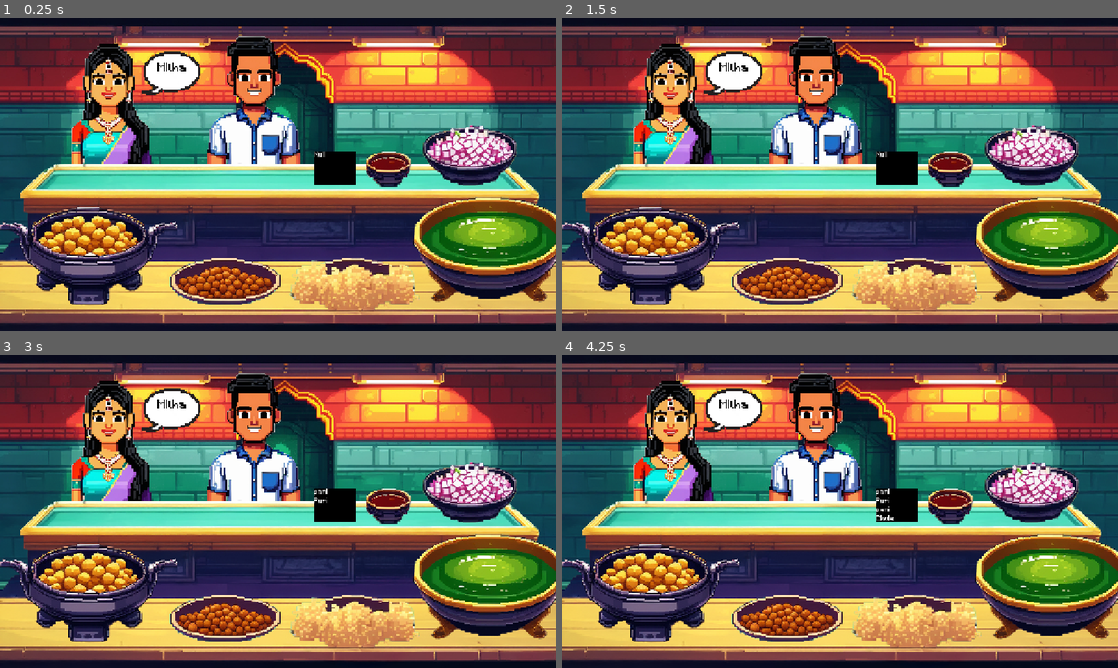
Above: before the commit, frames 1-4 (two rows, left to right).
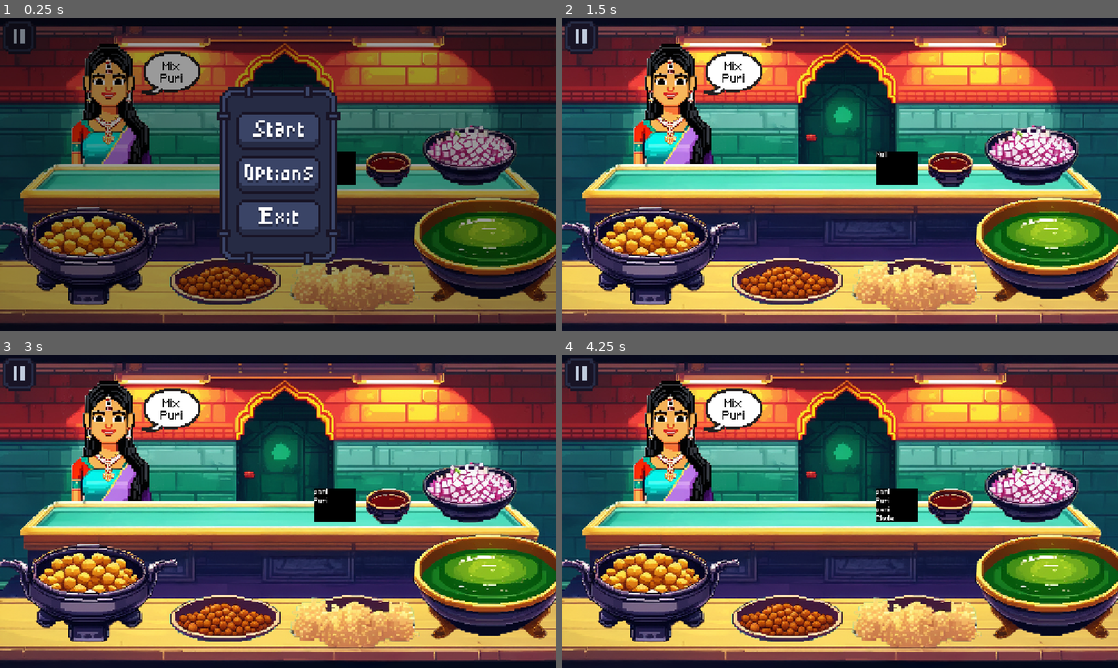
Above: after the commit, the same moments.

Repository: rahulCh022006/PaniPuri-Sim
Game: Godot game, scene res://Scenes/Main.tscn
The game is run twice, just before and just after one commit, with the same random seed, the same clock (stepped at 60 frames per second) and the same inputs.
Inputs (mouse positions are in pixels of both pictures, inside the frame that each line leads up to):
- Up to frame 1 (0.25 s): no input
- Up to frame 2 (1.5 s): click (578, 36) at 0.52 s; click (840, 130) at 1.27 s
- Up to frame 3 (3 s): tap Enter at 2 s; move the mouse to (111, 439) at 2.02 s; hold X (Pani) 2.03-2.78 s; click (111, 439) at 2.17 s; tap Space at 2.75 s; move the mouse to (88, 583) at 2.77 s; tap X (Pani) at 2.85 s; click (88, 583) at 2.92 s
- Up to frame 4 (4.25 s): tap Enter at 3.5 s; move the mouse to (784, 617) at 3.52 s; hold X (Pani) from 3.53 s (still down); click (784, 617) at 3.67 s

The runs differ from the first frame. In frame 1, 85% of the frame differs, in the area x 0-100%, y 2-98%; in frame 2, 5.0%; in frame 3, 5.0%; in frame 4, 5.0%.

Commit message:
feat: Implemented randomized orders and menu
- Added a system to randomize customer orders using predefined pani puri combinations.

- Orders are now assigned dynamically when a customer spawns.

- Each customer gets a new order after being served.

- Implemented a simple UI menu allowing players to start, restart, or exit the game.

- Added button functionality for navigation.

- Ensured smooth transitions between menu and gameplay.

Diff:
--- a/Scenes/Main.tscn
+++ b/Scenes/Main.tscn
@@ -1,15 +1,16 @@
-[gd_scene load_steps=19 format=3 uid="uid://bqmwfwil3xsbd"]
+[gd_scene load_steps=21 format=3 uid="uid://bqmwfwil3xsbd"]
 
 [ext_resource type="Texture2D" uid="uid://b00skixf3an5k" path="res://Assets/AIScene/BG.png" id="1_8njfa"]
 [ext_resource type="Texture2D" uid="uid://bnufdec3pg6sq" path="res://Assets/Customers/Girl.png" id="2_8oe20"]
-[ext_resource type="Texture2D" uid="uid://bp7eqgidw4j3q" path="res://Assets/Customers/Guy.png" id="3_8v3dw"]
-[ext_resource type="Script" path="res://Scenes/customer_manager.gd" id="3_bbaes"]
+[ext_resource type="Script" uid="uid://duyjny4hfsp8f" path="res://Scenes/customer_manager.gd" id="3_bbaes"]
 [ext_resource type="Texture2D" uid="uid://c0ie46gf61qwa" path="res://Assets/AIScene/ChaatBhandar-FG.png" id="4_otvuq"]
-[ext_resource type="Script" path="res://Scenes/game_manager.gd" id="5_7dd4r"]
+[ext_resource type="Script" uid="uid://c8ehnwov7oiyb" path="res://Scenes/game_manager.gd" id="5_7dd4r"]
 [ext_resource type="PackedScene" uid="uid://yey244wds8c1" path="res://Scenes/speech.tscn" id="6_md0xy"]
-[ext_resource type="Script" path="res://Scenes/ingredient_handler.gd" id="7_tg0cg"]
-[ext_resource type="Script" path="res://Scenes/ingredient_script.gd" id="8_5l5s4"]
+[ext_resource type="Script" uid="uid://nwlxbl52rdmb" path="res://Scenes/ingredient_handler.gd" id="7_tg0cg"]
+[ext_resource type="Script" uid="uid://dr441w3bm5rsy" path="res://Scenes/ingredient_script.gd" id="8_5l5s4"]
 [ext_resource type="FontFile" uid="uid://dci25syrnajah" path="res://Assets/SpeechBubble/Minecraft.ttf" id="8_c8a25"]
+[ext_resource type="Texture2D" uid="uid://b5rc8ato4sui3" path="res://Assets/UI/Menu.png" id="10_4kpch"]
+[ext_resource type="Texture2D" uid="uid://bgdokkpv2rqqf" path="res://Assets/UI/Pause.png" id="10_bmxlf"]
 
 [sub_resource type="RectangleShape2D" id="RectangleShape2D_opqcw"]
 size = Vector2(298.333, 463.333)
@@ -34,6 +35,9 @@
 
 [sub_resource type="StyleBoxFlat" id="StyleBoxFlat_8rkwo"]
 bg_color = Color(0, 0, 0, 1)
+
+[sub_resource type="StyleBoxFlat" id="StyleBoxFlat_grg3l"]
+bg_color = Color(0.364706, 0.364706, 0.364706, 0)
 
 [node name="Main" type="CanvasLayer"]
 
@@ -60,11 +64,16 @@
 position = Vector2(228.333, -266.667)
 scale = Vector2(0.333333, 0.333333)
 
-[node name="Guy" type="Sprite2D" parent="."]
-texture_filter = 1
-position = Vector2(509, 283)
-scale = Vector2(0.6, 0.6)
-texture = ExtResource("3_8v3dw")
+[node name="Label" parent="Customer/Speech" index="0"]
+offset_left = -259.999
+offset_top = -129.999
+offset_right = 260.001
+offset_bottom = 260.001
+text = "Mix
+Puri"
+horizontal_alignment = 1
+autowrap_mode = 3
+clip_text = true
 
 [node name="FG" type="Sprite2D" parent="."]
 texture_filter = 1
@@ -142,4 +151,61 @@
 theme_override_fonts/font = ExtResource("8_c8a25")
 text = "Puri"
 
+[node name="PauseButton" type="Button" parent="."]
+texture_filter = 1
+offset_right = 85.0
+offset_bottom = 85.0
+icon = ExtResource("10_bmxlf")
+flat = true
+expand_icon = true
+
+[node name="UI" type="CanvasLayer" parent="."]
+
+[node name="DarkLight" type="ColorRect" parent="UI"]
+anchors_preset = 15
+anchor_right = 1.0
+anchor_bottom = 1.0
+grow_horizontal = 2
+grow_vertical = 2
+color = Color(0, 0, 0, 0.396078)
+
+[node name="MainMenu" type="TextureRect" parent="UI"]
+texture_filter = 1
+anchors_preset = 8
+anchor_left = 0.5
+anchor_top = 0.5
+anchor_right = 0.5
+anchor_bottom = 0.5
+offset_left = -22.0
+offset_top = -33.0
+offset_right = 23.43
+offset_bottom = 33.0
+grow_horizontal = 2
+grow_vertical = 2
+scale = Vector2(6.27, 6.27)
+pivot_offset = Vector2(22.715, 33)
+texture = ExtResource("10_4kpch")
+
+[node name="Start" type="Button" parent="UI/MainMenu"]
+layout_mode = 0
+offset_left = 7.0
+offset_top = 10.0
+offset_right = 38.0
+offset_bottom = 24.0
+pivot_offset = Vector2(15.5, 7)
+theme_override_styles/normal = SubResource("StyleBoxFlat_grg3l")
+
+[node name="Exit" type="Button" parent="UI/MainMenu"]
+layout_mode = 0
+offset_left = 6.97098
+offset_top = 41.7719
+offset_right = 37.971
+offset_bottom = 55.7719
+pivot_offset = Vector2(15.5, 7)
+theme_override_styles/normal = SubResource("StyleBoxFlat_grg3l")
+
+[connection signal="pressed" from="PauseButton" to="GameManager" method="_on_pause_button_pressed"]
+[connection signal="pressed" from="UI/MainMenu/Start" to="GameManager" method="_on_start_pressed"]
+[connection signal="pressed" from="UI/MainMenu/Exit" to="GameManager" method="_on_exit_pressed"]
+
 [editable path="Customer/Speech"]
--- a/Scenes/customer_manager.gd
+++ b/Scenes/customer_manager.gd
@@ -1,8 +1,25 @@
 extends Area2D
 
 @export var ingredient_handler: NodePath
+@onready var label: Label = $"../Speech/Label"
 
-var order: Array = ["Puri", "Chole", "Pani"]
+#Different Puris
+var different_puris : Dictionary = {
+	"Mitha Puri": ["Puri","Chole","Mitha"],
+	"Mix\nPuri": ["Puri","Chole","Mitha","Pani"],
+	"Theeka Puri": ["Puri","Chole","Pani"]
+}
+#OrderCreation
+var active_order: Array
+
+func randomize_order():
+	var random_name = different_puris.keys()[randi()%different_puris.size()]
+	active_order = different_puris[random_name]
+	print(active_order)
+	label.text = random_name
+
+func _ready() -> void:
+	randomize_order()
 
 func _input_event(viewport: Viewport, event: InputEvent, shape_idx: int) -> void:
 	if event is InputEventMouse and event.is_pressed():
@@ -11,9 +28,10 @@
 			check_order(ingredient_handler_node.active_puri, ingredient_handler_node)
 
 func check_order(active_puri, ingredient_handler_node):
-	if active_puri == order:
+	if active_puri == active_order:
 		print("Correct Order")
 		ingredient_handler_node.clear_ingredients()
+		randomize_order()
 	else:
 		print("Wrong dummbo")
 		ingredient_handler_node.clear_ingredients()
--- a/Scenes/game_manager.gd
+++ b/Scenes/game_manager.gd
@@ -1,13 +1,16 @@
 extends Node
 
 var is_paused : bool
+@onready var ui: CanvasLayer = $"../UI"
 
 
 func _ready() -> void:
-	is_paused = false
+	is_paused = true
+	ui.visible = is_paused
 
 func pause():
 	get_tree().paused = true
+
 
 
 func restart_():
@@ -15,3 +18,15 @@
 		get_tree().reload_current_scene()
 	if Input.is_action_pressed("Pause"):
 		is_paused = true
+
+
+func _on_start_pressed() -> void:
+	ui.visible = false
+
+
+func _on_pause_button_pressed() -> void:
+	ui.visible = true
+
+
+func _on_exit_pressed() -> void:
+	get_tree().quit()
--- a/project.godot
+++ b/project.godot
@@ -12,7 +12,7 @@
 
 config/name="PaniPuriSim"
 run/main_scene="res://Scenes/Main.tscn"
-config/features=PackedStringArray("4.3", "Mobile")
+config/features=PackedStringArray("4.4", "Mobile")
 config/icon="res://icon.svg"
 
 [display]
Not shown, changed: Assets/SpeechBubble/Minecraft.ttf.import
Binary file added: Assets/UI/GUI.png
Not shown, added: Assets/UI/GUI.png.import
Binary file added: Assets/UI/Menu.png
Not shown, added: Assets/UI/Menu.png.import
Binary file added: Assets/UI/Pause.png
Not shown, added: Assets/UI/Pause.png.import
Not shown, added: Scenes/customer_manager.gd.uid
Not shown, added: Scenes/game_manager.gd.uid
Not shown, added: Scenes/ingredient_handler.gd.uid
Not shown, added: Scenes/ingredient_script.gd.uid
